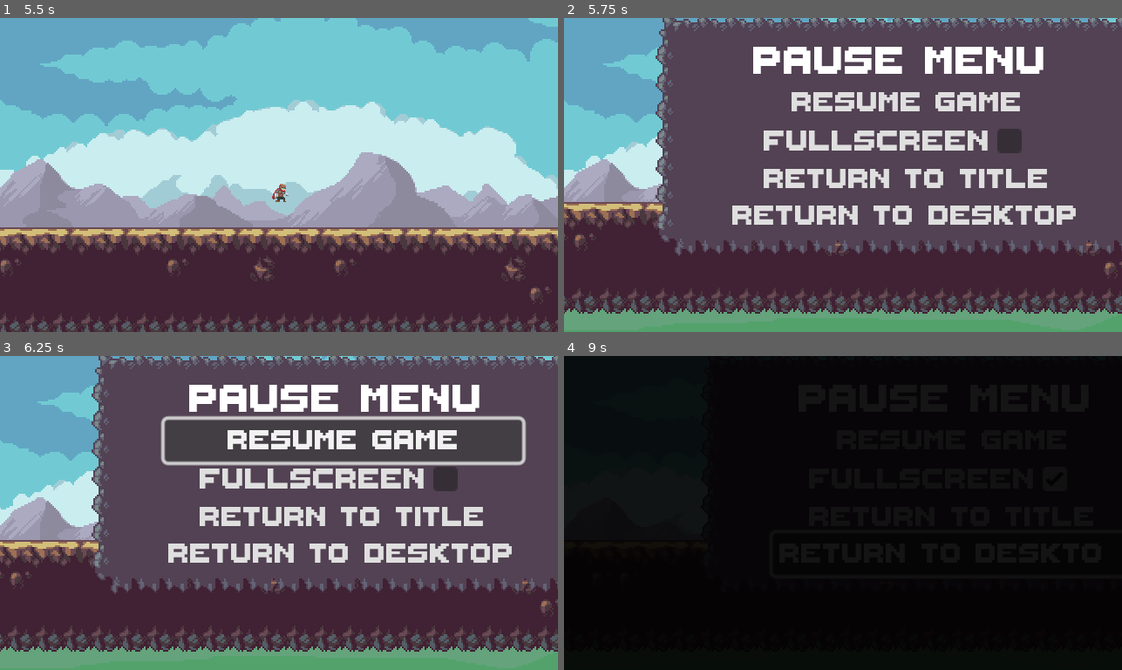
Above: before the commit, frames 1-4 (two rows, left to right).
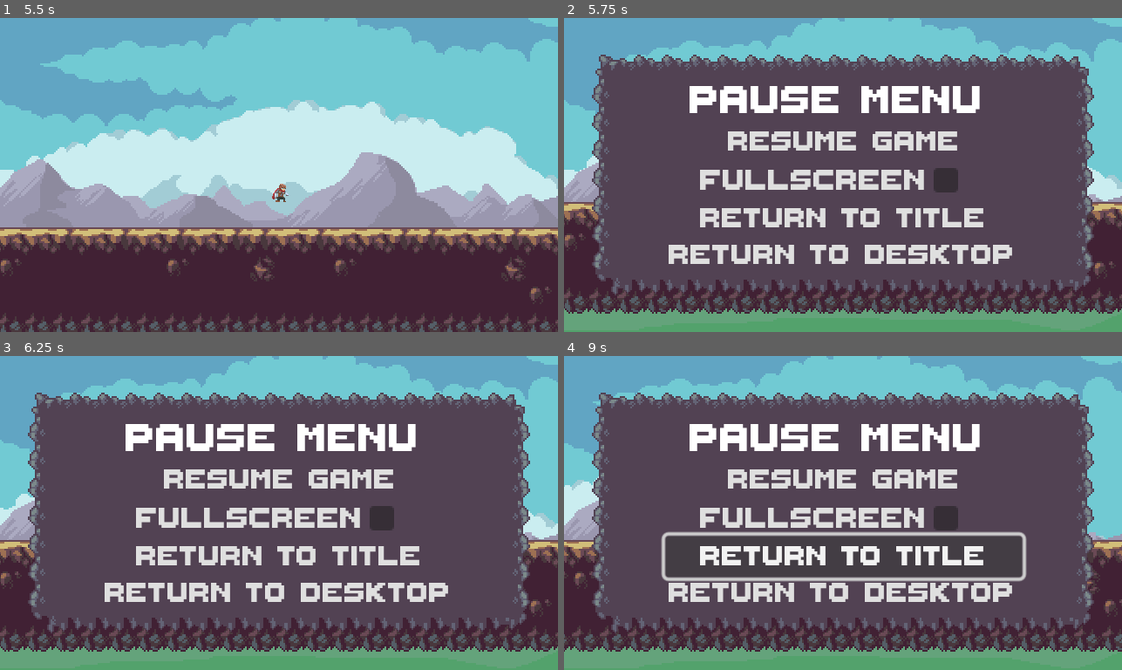
Above: after the commit, the same moments.

Repository: strangerthandev115/HackMT2024
Game: Godot game, scene res://scenes/main/main.tscn
Two runs of this game, one before a commit and one after it. Both use one fixed random seed, a clock stepped at 60 frames per second and the inputs below.
Inputs (mouse positions are in pixels of both pictures, inside the frame that each line leads up to):
- Up to frame 1 (5.5 s): click "Start Game" at 0.5 s; click "Start Game" at 1.25 s; hold Down (crouch) 2.03-2.78 s; hold Right (right) 2.03-3.53 s; tap Space (jump) at 2.27, 3.02, 4.52, 5.27 s; tap Down (crouch) at 2.85, 4.35 s; hold Left (left) 3.53-4.28 s; hold Down (crouch) 3.53-4.28 s; hold Right (right) from 4.28 s (still down); hold Down (crouch) from 5.03 s (still down)
- Up to frame 2 (5.75 s): keep holding Right (right); keep holding Down (crouch); tap Escape (pause) at 5.65 s
- Up to frame 3 (6.25 s): release Right (right) at 5.75 s; release Down (crouch) at 5.75 s; click "Resume game" at 5.75 s
- Up to frame 4 (9 s): click (1010, 478) at 6.52 s; click (904, 516) at 7.25 s, where only the run before the commit has a clickable "Return to title"; click (904, 553) at 8 s, where only the run before the commit has a clickable "Return to desktop"; hold Left (left) from 8.78 s (still down); tap Down (crouch) at 8.85 s

Frame 1 is identical in both runs. In frame 2, 50% of the frame differs, in the area x 0-100%, y 0-95%; in frame 3, 51%; in frame 4, 100%, in the area x 0-100%, y 0-100%.

Commit message:
Pause Menu
Pause menu should now be 99% functional!

Diff:
--- a/scenes/pause_screen/pause_screen.gd
+++ b/scenes/pause_screen/pause_screen.gd
@@ -1,4 +1,4 @@
-extends Control
+extends CanvasLayer
 
 signal return_title
 var pause = false
@@ -26,12 +26,22 @@
 
 
 func _on_return_title_pressed():
+	# Hide the pause menu
+	hide()
+	# Emit signal to return to title screen
 	emit_signal("return_title")
 
 
 func _on_return_desktop_pressed():
+	# Hide the pause menu
+	hide()
 	# Fade out before closing
 	SceneManager.fade_out()
 	await SceneManager.faded_out
 	# Close the game
 	get_tree().quit()
+
+
+func _on_resume_game_pressed():
+	get_tree().paused = false
+	hide()
--- a/scenes/pause_screen/pause_screen.tscn
+++ b/scenes/pause_screen/pause_screen.tscn
@@ -149,22 +149,27 @@
 Button/styles/normal = SubResource("StyleBoxEmpty_oilyn")
 Button/styles/pressed = SubResource("StyleBoxFlat_m56t7")
 
-[node name="PauseScreen" type="Control"]
+[node name="PauseMenu" type="CanvasLayer"]
 process_mode = 3
+script = ExtResource("1_vjt2f")
+
+[node name="PauseControl" type="Control" parent="."]
+process_mode = 3
+z_index = 1
+z_as_relative = false
 layout_mode = 3
 anchors_preset = 15
 anchor_right = 1.0
 anchor_bottom = 1.0
 grow_horizontal = 2
 grow_vertical = 2
-script = ExtResource("1_vjt2f")
-
-[node name="PauseTile" type="TileMap" parent="."]
+
+[node name="PauseTile" type="TileMap" parent="PauseControl"]
 tile_set = SubResource("TileSet_em5tn")
 format = 2
 layer_0/tile_data = PackedInt32Array(65537, 0, 3, 65538, 65536, 3, 65539, 65536, 3, 65540, 65536, 3, 65541, 65536, 3, 6 …(2788 unchanged characters)…
 
-[node name="PauseText" type="RichTextLabel" parent="."]
+[node name="PauseText" type="RichTextLabel" parent="PauseControl"]
 layout_mode = 1
 anchors_preset = 8
 anchor_left = 0.5
@@ -180,7 +185,7 @@
 theme = ExtResource("2_ryr6l")
 text = "Pause Menu"
 
-[node name="ResumeGame" type="Button" parent="."]
+[node name="ResumeGame" type="Button" parent="PauseControl"]
 process_mode = 2
 layout_mode = 1
 anchors_preset = 8
@@ -197,7 +202,7 @@
 theme = SubResource("Theme_mw118")
 text = "Resume game"
 
-[node name="FullText" type="RichTextLabel" parent="."]
+[node name="FullText" type="RichTextLabel" parent="PauseControl"]
 layout_mode = 1
 anchors_preset = 8
 anchor_left = 0.5
@@ -215,7 +220,7 @@
 theme_override_font_sizes/normal_font_size = 26
 text = "Fullscreen"
 
-[node name="FullChoice" type="CheckBox" parent="."]
+[node name="FullChoice" type="CheckBox" parent="PauseControl"]
 process_mode = 2
 layout_mode = 1
 anchors_preset = -1
@@ -229,24 +234,24 @@
 offset_bottom = 11.94
 focus_mode = 0
 
-[node name="ReturnTitle" type="Button" parent="."]
-process_mode = 2
-layout_mode = 1
-anchors_preset = 8
-anchor_left = 0.5
-anchor_top = 0.5
-anchor_right = 0.5
-anchor_bottom = 0.5
+[node name="ReturnTitle" type="Button" parent="PauseControl"]
+process_mode = 2
+layout_mode = 1
+anchors_preset = -1
+anchor_left = 0.5
+anchor_top = 0.639
+anchor_right = 0.5
+anchor_bottom = 0.639
 offset_left = -102.5
-offset_top = 13.0
+offset_top = -12.02
 offset_right = 102.5
-offset_bottom = 37.0
+offset_bottom = 11.98
 grow_horizontal = 2
 grow_vertical = 2
 theme = SubResource("Theme_mw118")
 text = "Return to title"
 
-[node name="ReturnDesktop" type="Button" parent="."]
+[node name="ReturnDesktop" type="Button" parent="PauseControl"]
 process_mode = 2
 layout_mode = 1
 anchors_preset = 8
@@ -263,6 +268,7 @@
 theme = SubResource("Theme_mw118")
 text = "Return to desktop"
 
-[connection signal="toggled" from="FullChoice" to="." method="_on_full_choice_toggled"]
-[connection signal="pressed" from="ReturnTitle" to="." method="_on_return_title_pressed"]
-[connection signal="pressed" from="ReturnDesktop" to="." method="_on_return_desktop_pressed"]
+[connection signal="pressed" from="PauseControl/ResumeGame" to="." method="_on_resume_game_pressed"]
+[connection signal="toggled" from="PauseControl/FullChoice" to="." method="_on_full_choice_toggled"]
+[connection signal="pressed" from="PauseControl/ReturnTitle" to="." method="_on_return_title_pressed"]
+[connection signal="pressed" from="PauseControl/ReturnDesktop" to="." method="_on_return_desktop_pressed"]
--- a/scenes/player/player.tscn
+++ b/scenes/player/player.tscn
@@ -386,7 +386,7 @@
 position = Vector2(0, -17.5)
 sprite_frames = ExtResource("1_fgoj4")
 animation = &"idle"
-frame = 1
+frame = 2
 
 [node name="AnimationPlayer" type="AnimationPlayer" parent="."]
 libraries = {
--- a/scenes/scene manager/scene_manager.gd
+++ b/scenes/scene manager/scene_manager.gd
@@ -5,14 +5,14 @@
 
 # Wrapper function for performing fade in animation
 func fade_in():
-	$ScreenFader/FadePlayer.play("fade_in")
-	await $ScreenFader/FadePlayer.animation_finished
+	$ScreenCenter/ScreenFader/FadePlayer.play("fade_in")
+	await $ScreenCenter/ScreenFader/FadePlayer.animation_finished
 	emit_signal("faded_in")
 
 # Wrapper function for performing fade out animation
 func fade_out():
-	$ScreenFader/FadePlayer.play("fade_out")
-	await $ScreenFader/FadePlayer.animation_finished
+	$ScreenCenter/ScreenFader/FadePlayer.play("fade_out")
+	await $ScreenCenter/ScreenFader/FadePlayer.animation_finished
 	emit_signal("faded_out")
 
 func _ready():
@@ -36,6 +36,22 @@
 	# Load in pause menu
 	var pause=preload("res://scenes/pause_screen/pause_screen.tscn").instantiate()
 	add_child(pause)
+	# Connect signal for returning later
+	pause.connect('return_title', return_to_title)
 	# Fade into level one
 	fade_in()
 	await faded_in
+
+func return_to_title():
+	# Fade out of game
+	fade_out()
+	await faded_out
+	# Remove the game and pause menu
+	get_node("world").queue_free()
+	get_node("PauseMenu").queue_free()
+	# Load in main menu
+	var main_menu=preload("res://scenes/menu/menu.tscn").instantiate()
+	add_child(main_menu)
+	# Fade into level one
+	fade_in()
+	await faded_in
--- a/scenes/scene manager/scene_manager.tscn
+++ b/scenes/scene manager/scene_manager.tscn
@@ -64,9 +64,10 @@
 grow_vertical = 2
 script = ExtResource("1_5aogb")
 
-[node name="ScreenFader" type="ColorRect" parent="."]
+[node name="ScreenCenter" type="CanvasLayer" parent="."]
+
+[node name="ScreenFader" type="ColorRect" parent="ScreenCenter"]
 z_index = 10
-layout_mode = 1
 anchors_preset = 15
 anchor_right = 1.0
 anchor_bottom = 1.0
@@ -76,9 +77,10 @@
 offset_bottom = 193.0
 grow_horizontal = 2
 grow_vertical = 2
+mouse_filter = 2
 color = Color(0, 0, 0, 1)
 
-[node name="FadePlayer" type="AnimationPlayer" parent="ScreenFader"]
+[node name="FadePlayer" type="AnimationPlayer" parent="ScreenCenter/ScreenFader"]
 libraries = {
 "": SubResource("AnimationLibrary_76aca")
 }
--- a/scenes/world/world.tscn
+++ b/scenes/world/world.tscn
@@ -9,6 +9,7 @@
 [ext_resource type="Texture2D" uid="uid://b58tsnfpdids5" path="res://assets/textures/background/BGFront.png" id="7_padvc"]
 
 [node name="world" type="Node2D"]
+process_mode = 1
 
 [node name="Player" parent="." instance=ExtResource("2_wfce3")]
 position = Vector2(160, 50)
